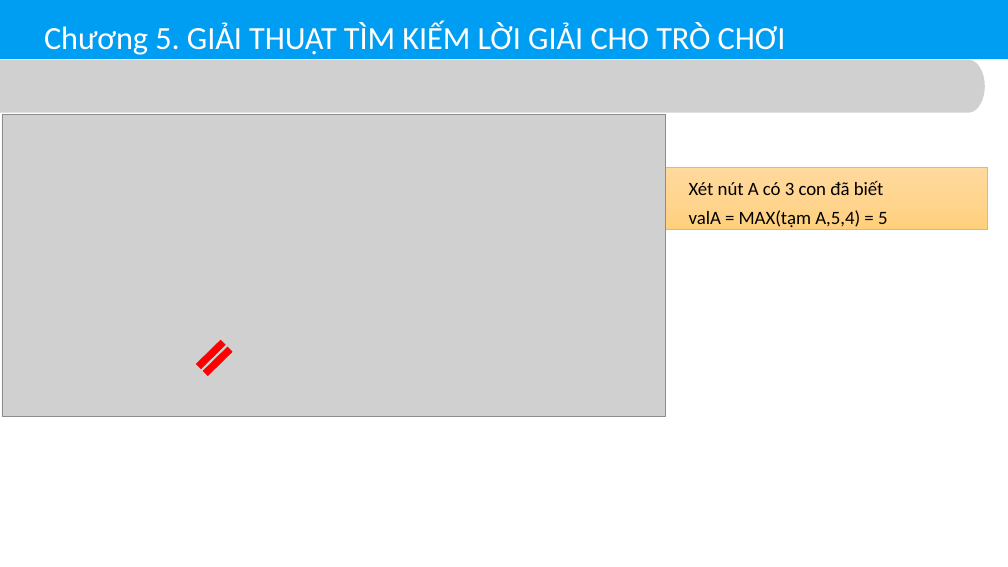
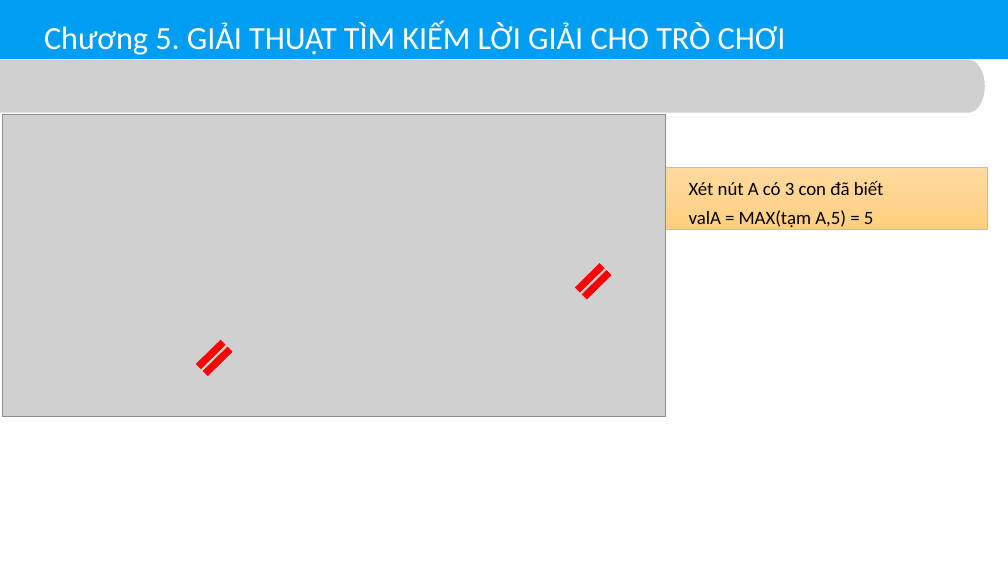
Before and after one commit to thinhdoanvu/AI, a slide deck: slide 49 of guide/Chuong5_Timkiem_Trochoi.pptx (slide 51 before the commit). Drawn at 1008x567 pixels with LibreOffice and Linux fonts; fonts in the diff are those of the drawing; grey boxes stand for pictures. Boxes give left, top, right and bottom in pixels: in the first picture for what was removed or moved away, otherwise in the second. Text is boxed around its words. In the diff, an @@ line names an element or a change of style, - is before the commit and + after.

```diff
--- a/guide/Chuong5_Timkiem_Trochoi.pptx
+++ b/guide/Chuong5_Timkiem_Trochoi.pptx
@@ text in rectangle at bbox=[689, 210, 874, 230]: text changed @@
-    ▪ valA = MAX(tạm A,5,4) = 5
+    ▪ valA = MAX(tạm A,5) = 5
@@ math equal added at bbox=[567, 255, 619, 307], fill #FF0000, outline #FF0000 1 pt @@
```
Also in this commit, not shown: 2 other slides changed, 2 slides removed, 41 other files.
